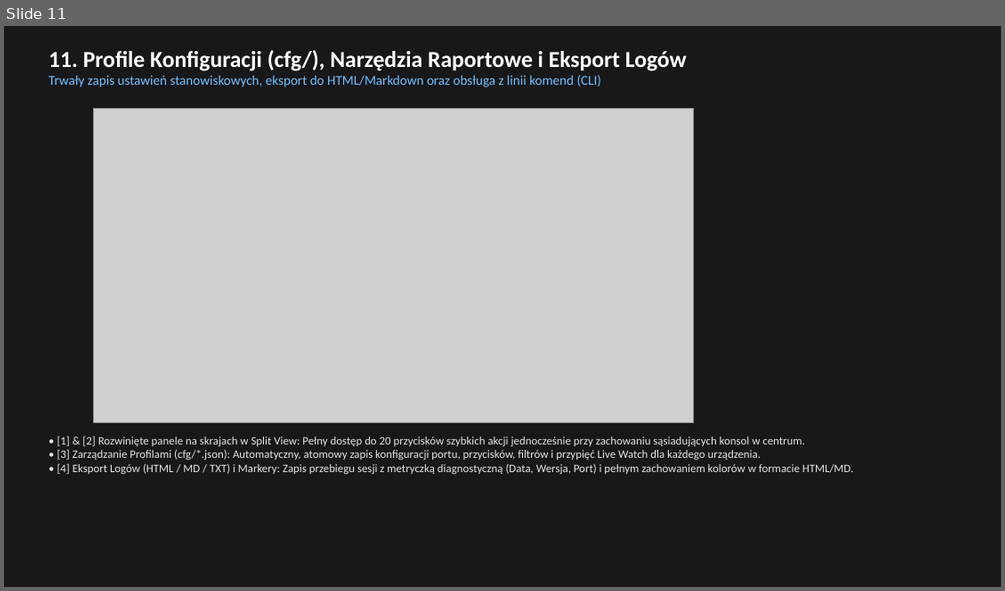
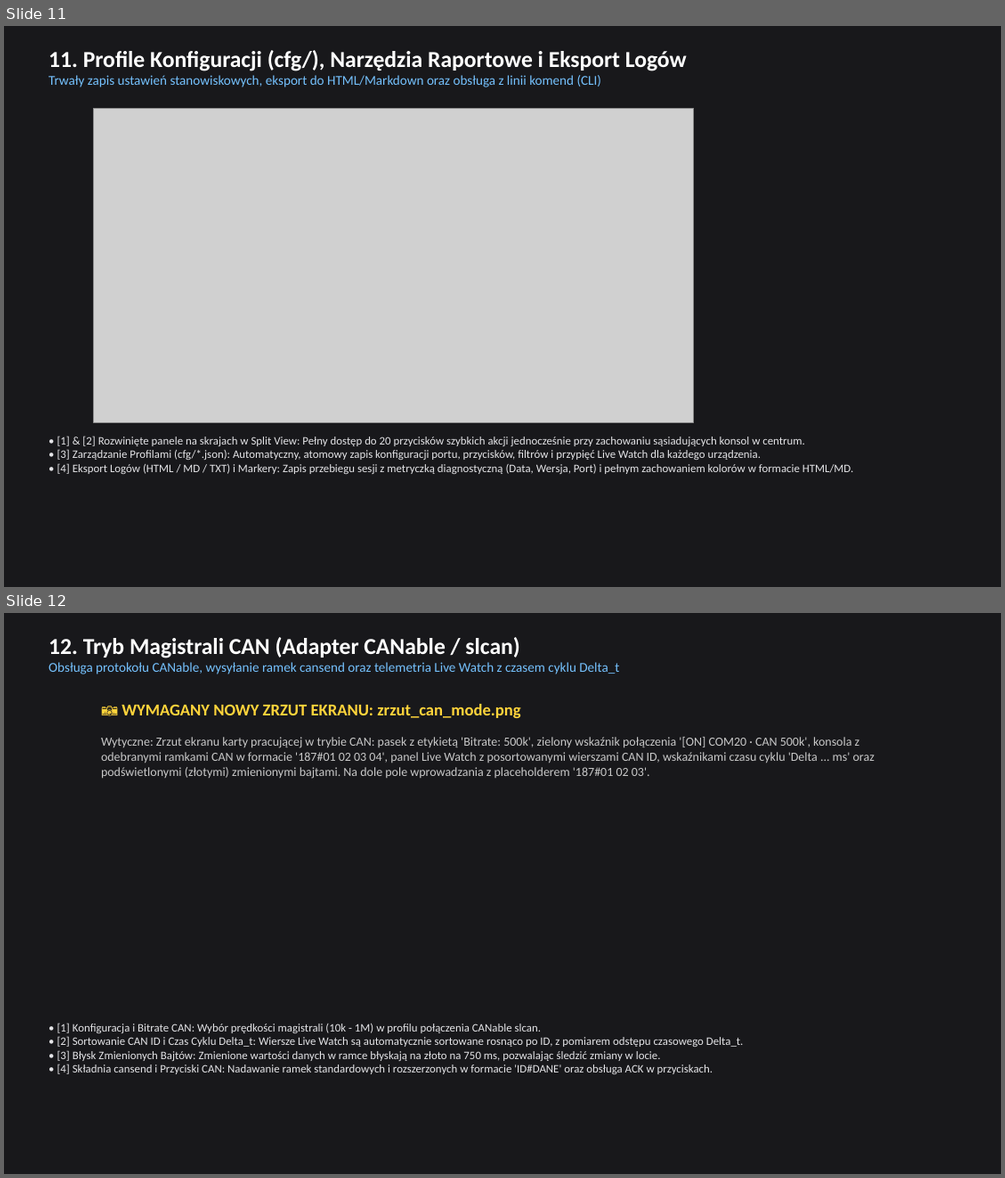
Before and after one commit to hymix/serial_commander, a slide deck: build_docs/Serial_Commander_Prezentacja.pptx. Shown one above the other, each under a label of ours: slide 11 before the commit, slides 11 and 12 after it. The pictures are 1005x591 and 1005x1178 pixels, drawn with LibreOffice and Linux fonts; fonts in the diff are those of the drawing; grey boxes stand for pictures. Boxes give left, top, right and bottom in pixels: in the first picture for what was removed or moved away, otherwise in the second. Text is boxed around its words. In the diff, an @@ line names an element or a change of style, - is before the commit and + after.

Commit message:
docs: aktualizacja GEMINI.md, INSTRUKCJA.md oraz automatyzacja brakujacych zrzutow w build_docs

```diff
--- a/build_docs/Serial_Commander_Prezentacja.pptx
+++ b/build_docs/Serial_Commander_Prezentacja.pptx
@@ slide 12 added at (4,613,1001,1174), background #18181B @@
@@ text added at (48,637,619,674), 13 pt, text #74C0FC @@
+12. Tryb Magistrali CAN (Adapter CANable / slcan)
+Obsługa protokołu CANable, wysyłanie ramek cansend oraz telemetria Live Watch z czasem cyklu Delta_t
@@ text added at (101,704,874,779), 12 pt, text #C8C8C8 @@
+📷 WYMAGANY NOWY ZRZUT EKRANU: zrzut_can_mode.png
+Wytyczne: Zrzut ekranu karty pracującej w trybie CAN: pasek z etykietą 'Bitrate: 500k', zielony wskaźnik połączenia '[ON] COM20 · CAN 500k', konsola z odebranymi ramkami CAN w formacie '187#01 02 03 04', panel Live Watch z posortowanymi wierszami CAN ID, wskaźnikami czasu cyklu 'Delta ... ms' oraz podświetlonymi (złotymi) zmienionymi bajtami. Na dole pole wprowadzania z placeholderem '187#01 02 03'.
@@ text added at (57,1022,743,1074), 11 pt, text #E4E4E7 @@
+• [1] Konfiguracja i Bitrate CAN: Wybór prędkości magistrali (10k - 1M) w profilu połączenia CANable slcan.
+• [2] Sortowanie CAN ID i Czas Cyklu Delta_t: Wiersze Live Watch są automatycznie sortowane rosnąco po ID, z pomiarem odstępu czasowego Delta_t.
+• [3] Błysk Zmienionych Bajtów: Zmienione wartości danych w ramce błyskają na złoto na 750 ms, pozwalając śledzić zmiany w locie.
+• [4] Składnia cansend i Przyciski CAN: Nadawanie ramek standardowych i rozszerzonych w formacie 'ID#DANE' oraz obsługa ACK w przyciskach.
```
Also in this commit, not shown: 2 slides changed, 7 other files.
